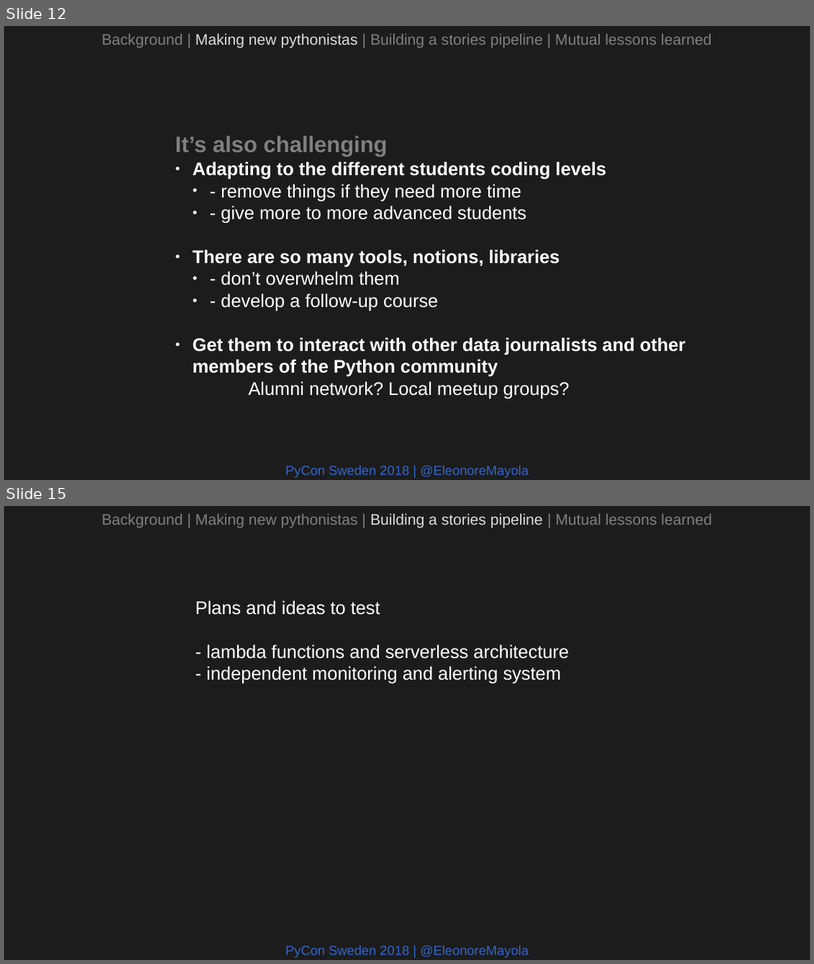
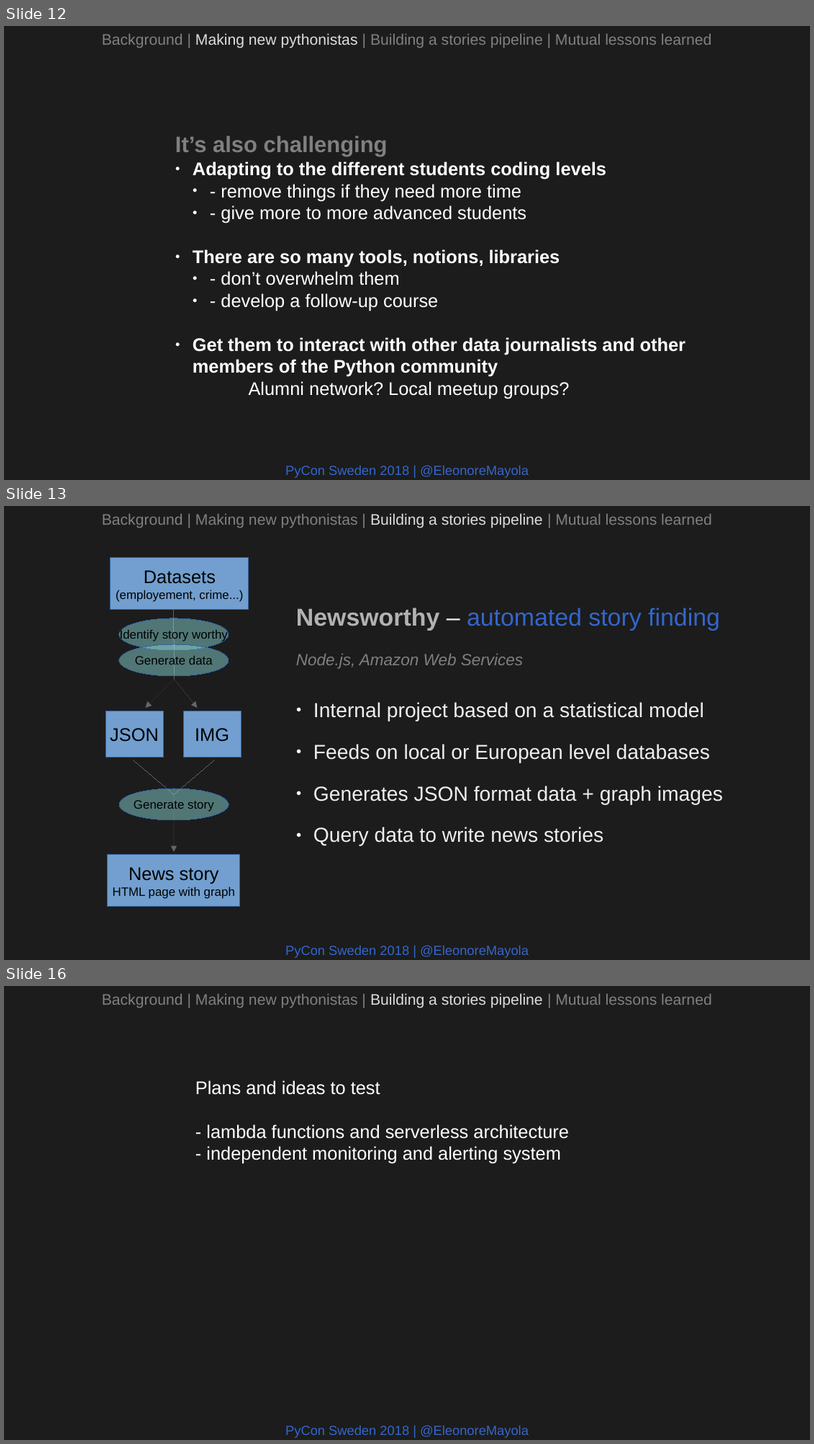
Before and after one commit to Eleonore9/-pyconse18, a slide deck: pyconse2018.odp. Shown one above the other, each under a label of ours: slides 12 and 15 before the commit, slides 12, 13 and 16 after it; the slides between them are not shown. The pictures are 814x964 and 814x1444 pixels, drawn with LibreOffice and Linux fonts; fonts in the diff are those of the drawing. Boxes give left, top, right and bottom in pixels: in the first picture for what was removed or moved away, otherwise in the second. Text is boxed around its words. In the diff, an @@ line names an element or a change of style, - is before the commit and + after.

Commit message:
WIP pipeline slides slides

```diff
--- a/pyconse2018.odp
+++ b/pyconse2018.odp
@@ slide 13 added at [4, 506, 810, 960], background #1C1C1C @@
@@ text added at [102, 513, 712, 528], 15 pt, text #808080 @@
+Background | Making new pythonistas | Building a stories pipeline | Mutual lessons learned
@@ rectangle added at [111, 558, 249, 610], fill #729FCF, outline #3465A4 0 pt, 12 pt, text #000000 @@
+Datasets
+(employement, crime...)
@@ line added from (174, 610) to (174, 679), #666666 0 pt @@
@@ text added at [296, 608, 723, 846], 20 pt, text #EEEEEE @@
+Newsworthy – automated story finding
+Node.js, Amazon Web Services
+● Internal project based on a statistical model
+● Feeds on local or European level databases
+● Generates JSON format data + graph images
+● Query data to write news stories
@@ ellipse added at [119, 619, 229, 650], fill #87D1D1 at 50% opacity, outline #3465A4 0 pt, 12 pt, text #000000 @@
+Identify story worthy
@@ ellipse added at [120, 644, 229, 676], fill #87D1D1 at 50% opacity, outline #3465A4 0 pt, 12 pt, text #000000 @@
+Generate data
@@ arrow added from (175, 679) to (145, 708), #666666 0 pt @@
@@ arrow added from (175, 679) to (197, 708), #666666 0 pt @@
@@ rectangle added at [106, 711, 164, 757], fill #729FCF, outline #3465A4 0 pt, 18 pt, text #000000 @@
+JSON
@@ rectangle added at [183, 711, 241, 757], fill #729FCF, outline #3465A4 0 pt, 18 pt, text #000000 @@
+IMG
@@ line added from (134, 760) to (174, 794), #666666 0 pt @@
@@ line added from (214, 760) to (174, 794), #666666 0 pt @@
@@ ellipse added at [120, 788, 229, 820], fill #87D1D1 at 50% opacity, outline #3465A4 0 pt, 12 pt, text #000000 @@
+Generate story
@@ arrow added from (174, 794) to (174, 852), #666666 0 pt @@
@@ rectangle added at [108, 854, 240, 906], fill #729FCF, outline #3465A4 0 pt, 12 pt, text #000000 @@
+News story
+HTML page with graph
@@ text added at [286, 944, 529, 957], 13 pt, text #3366CC @@
+PyCon Sweden 2018 | @EleonoreMayola
@@ what was slide 15 is now slide 16 @@
```
Also in this commit, not shown: 1 slide changed, 1 other slide added, 1 slide removed.
